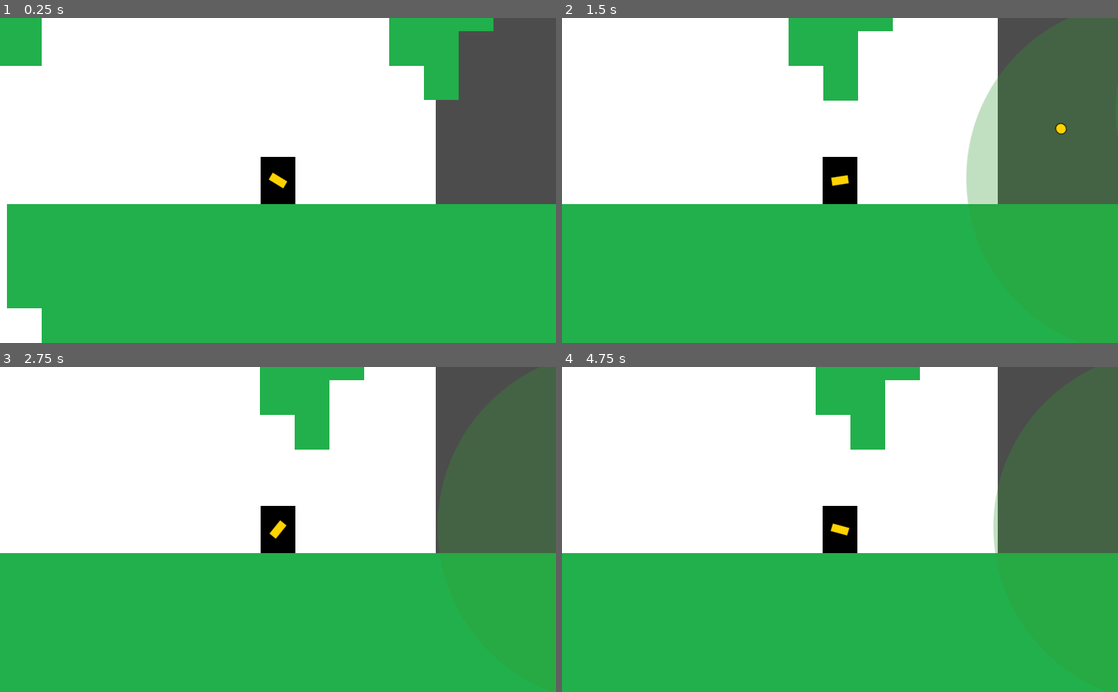
Above: before the commit, frames 1-4 (two rows, left to right).
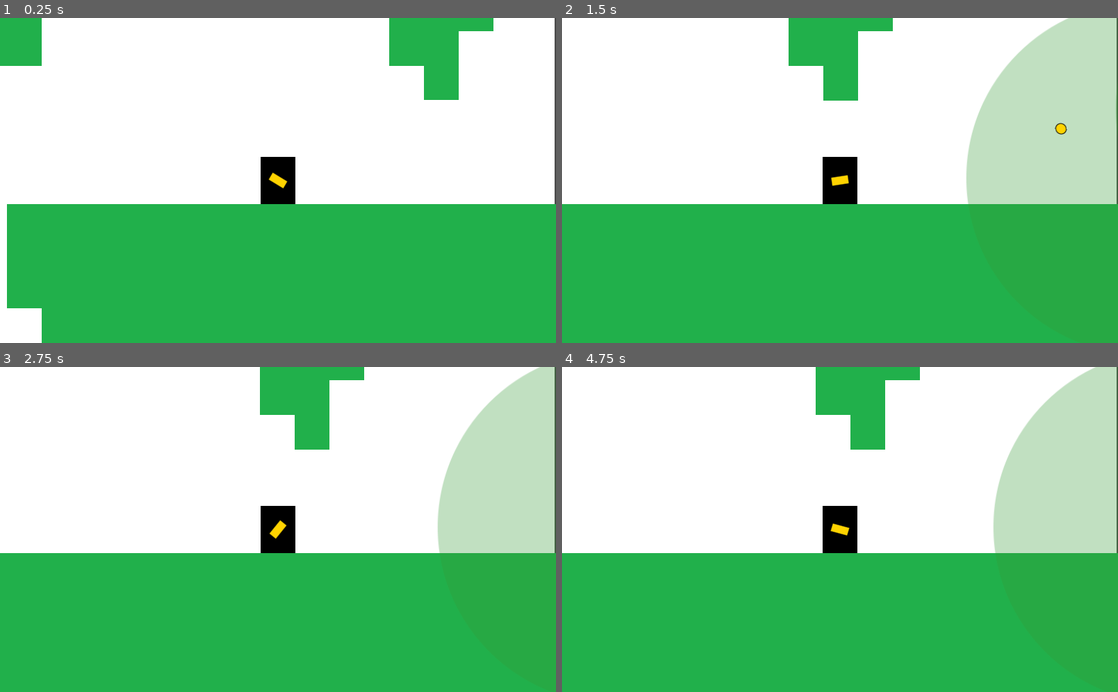
Above: after the commit, the same moments.

Repository: EnzoGalarza/entregas-idv-galarza-enzo
Game: Godot game, scene res://Main.tscn
The game is run twice, just before and just after one commit, with the same random seed, the same clock (stepped at 60 frames per second) and the same inputs.
Inputs (mouse positions are in pixels of both pictures, inside the frame that each line leads up to):
- Up to frame 1 (0.25 s): no input
- Up to frame 2 (1.5 s): tap Enter at 0.5 s; move the mouse to (962, 164) at 0.52 s; hold D (move_right) 0.53-1.28 s; click (962, 164) at 0.6 s; move the mouse to (728, 196) at 1.27 s; hold A (move_left) from 1.28 s (still down); tap T (show_detection_area_turret) at 1.35 s
- Up to frame 3 (2.75 s): move the mouse to (333, 458) at 2.02 s; release A (move_left) at 2.03 s; hold D (move_right) from 2.03 s (still down); click (333, 458) at 2.1 s
- Up to frame 4 (4.75 s): move the mouse to (812, 594) at 2.77 s; tap T (show_detection_area_turret) at 2.85, 4.35 s; move the mouse to (1006, 578) at 3.52 s; release D (move_right) at 3.53 s; hold A (move_left) from 3.53 s (still down); click (1006, 578) at 3.6 s; move the mouse to (673, 480) at 4.27 s

The runs differ from the first frame. In frame 1, 11% of the frame differs, in the area x 78-100%, y 0-58%; in frame 2, 12%; in frame 3, 12%; in frame 4, 12%.

Commit message:
Arreglo bug de background

Diff:
--- a/entrega-4-galarza-enzo/Main.tscn
+++ b/entrega-4-galarza-enzo/Main.tscn
@@ -49,8 +49,8 @@
 layer = -1
 
 [node name="Background" type="Sprite" parent="CanvasLayer"]
-position = Vector2( 399.563, 299.341 )
-scale = Vector2( 1.0064, 1.00707 )
+position = Vector2( 509.001, 299.341 )
+scale = Vector2( 1.28, 1.00707 )
 texture = ExtResource( 5 )
 
 [node name="Environment" type="Node2D" parent="."]
